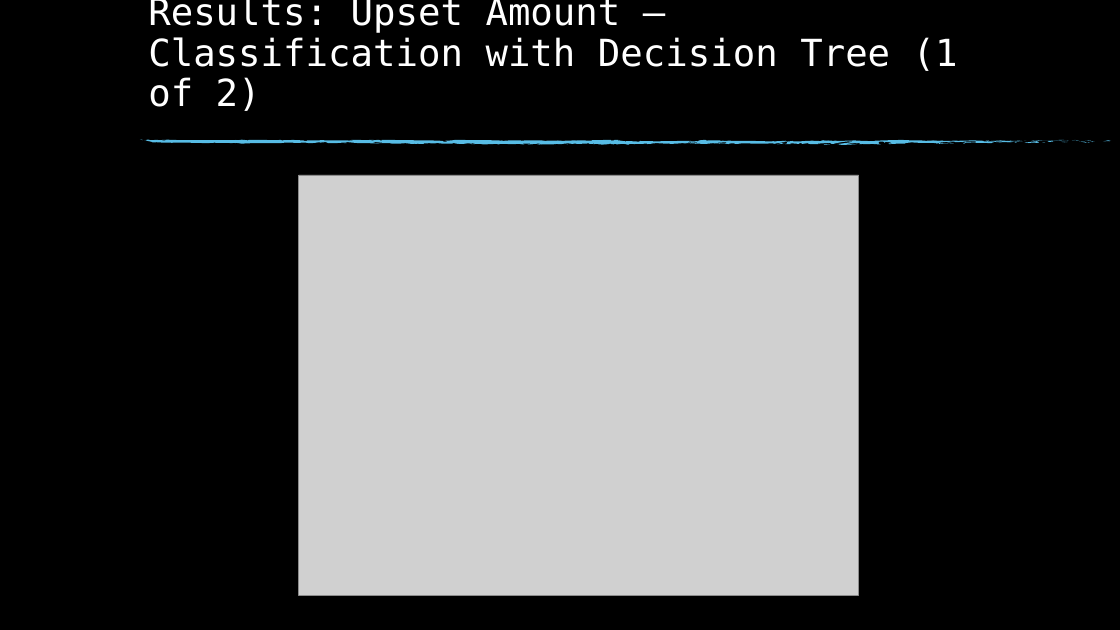
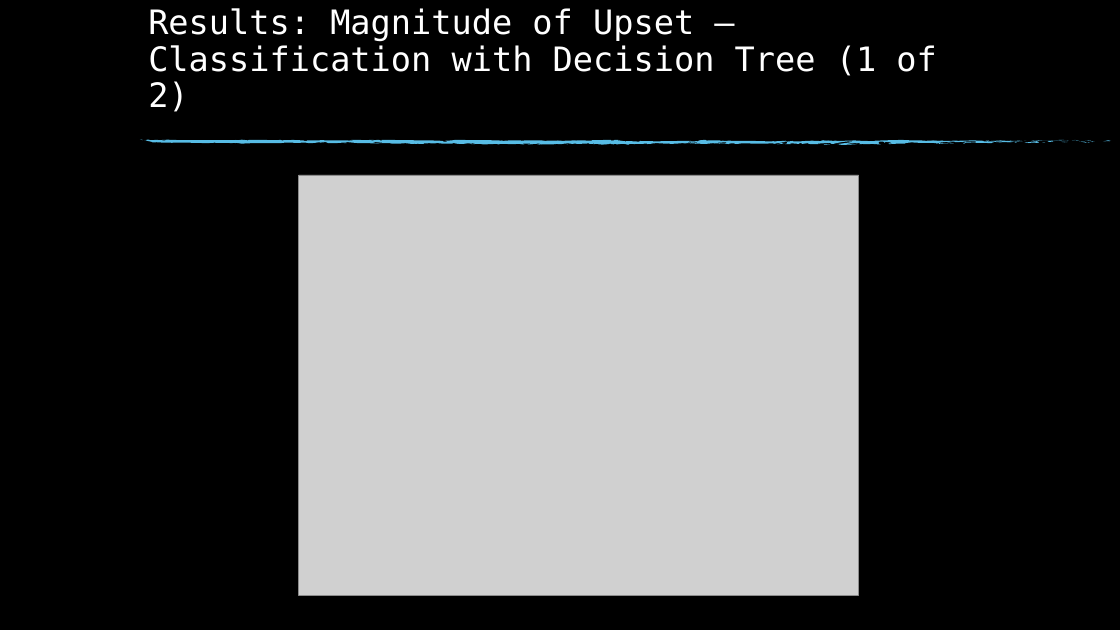
Before and after one commit to msnyde8/Graduate_Project-Upset_Potential, a slide deck: slide 18 of Upset Potential in the NFL.pptx (slide 17 before the commit). Drawn at 1120x630 pixels with LibreOffice and Linux fonts; fonts in the diff are those of the drawing; grey boxes stand for pictures; background and template pictures are left out. Boxes give left, top, right and bottom in pixels: in the first picture for what was removed or moved away, otherwise in the second. Text is boxed around its words. In the diff, an @@ line names an element or a change of style, - is before the commit and + after.

```diff
--- a/Upset Potential in the NFL.pptx
+++ b/Upset Potential in the NFL.pptx
@@ title at (x1=148, y1=8, x2=936, y2=112): text changed; size 32 to 28.8 pt @@
-Results: Upset Amount – Classification with Decision Tree (1 of 2)
+Results: Magnitude of Upset – Classification with Decision Tree (1 of 2)
```
Also in this commit, not shown: 9 other slides changed, 6 slides added, 1 slide removed, 3 other files.
